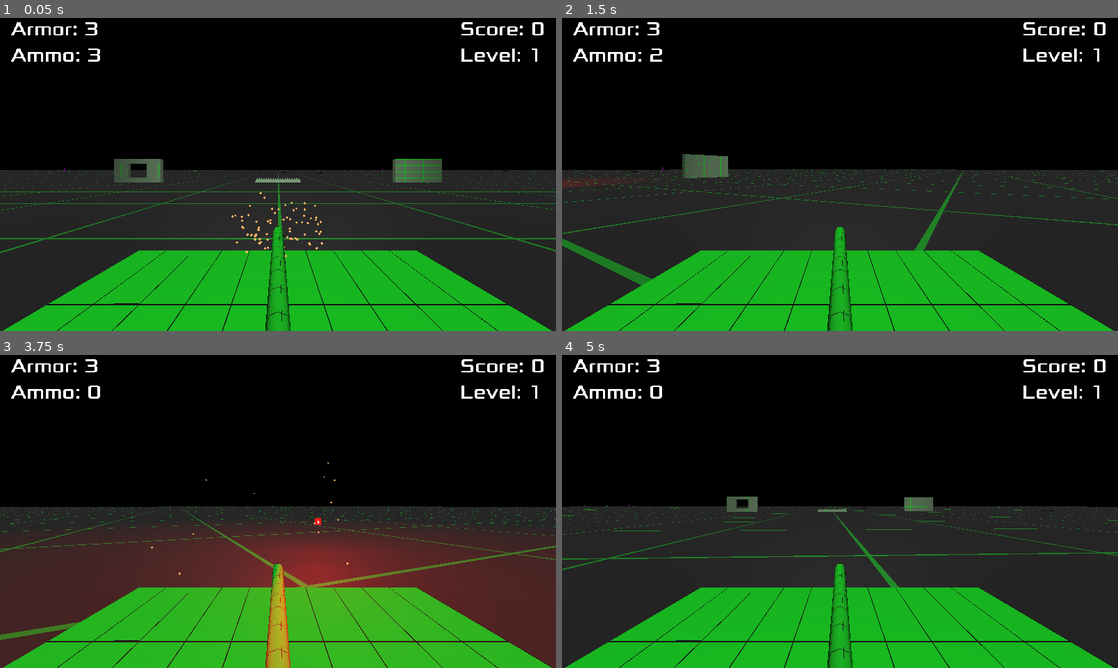
Above: before the commit, frames 1-4 (two rows, left to right).
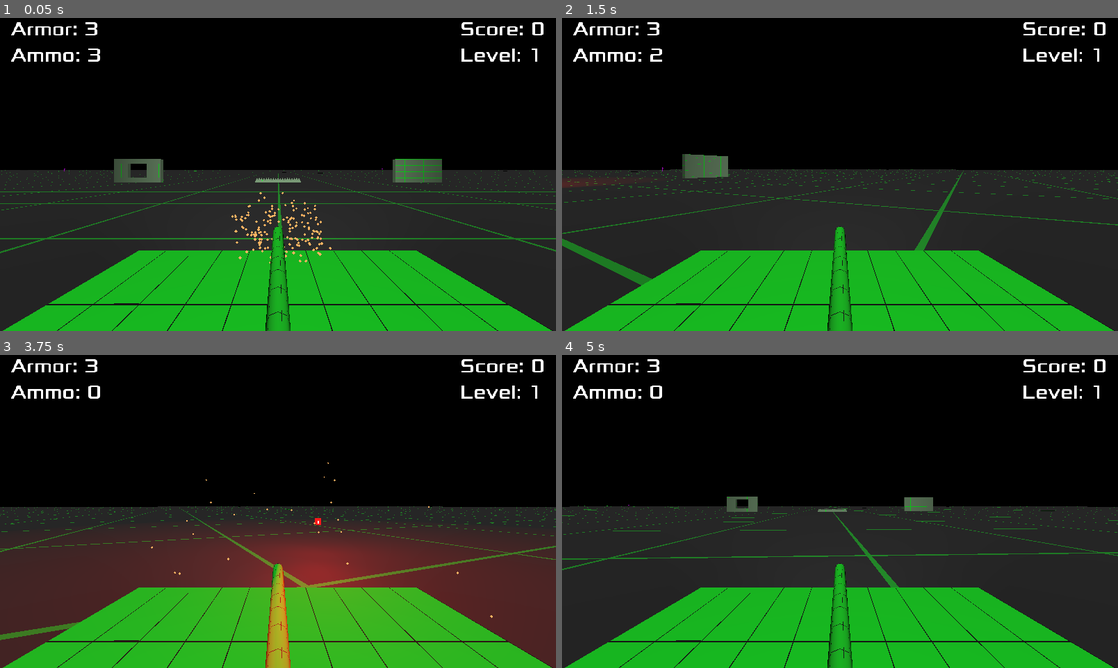
Above: after the commit, the same moments.

Repository: Kromey/spectre
Game: Godot game, scene res://Main.tscn
The game is run twice, just before and just after one commit, with the same random seed, the same clock (stepped at 60 frames per second) and the same inputs.
Inputs:
- Up to frame 1 (0.05 s): no input
- Up to frame 2 (1.5 s): hold D (movement_right) 0.53-1.28 s; hold Space (action_shoot) 0.53-1.28 s; hold S (movement_backward) from 1.28 s (still down); tap Space (action_shoot) at 1.35 s
- Up to frame 3 (3.75 s): release S (movement_backward) at 2.03 s; hold D (movement_right) 2.03-2.78 s; hold Space (action_shoot) 2.03-2.78 s; hold W (movement_forward) 2.78-3.53 s; tap Space (action_shoot) at 2.85 s; hold A (movement_left) from 3.53 s (still down); hold Space (action_shoot) from 3.53 s (still down)
- Up to frame 4 (5 s): keep holding A (movement_left); release Space (action_shoot) at 4.28 s; tap Space (action_shoot) at 4.35 s

The runs differ from the first frame. In frame 1, 0.2% of the frame differs, in the area x 42-60%, y 55-79%; in frame 2, nothing differs; in frame 3, less than 0.1%; in frame 4, nothing differs.

Commit message:
More muzzle flash!

Diff:
--- a/tanks/BaseTank.tscn
+++ b/tanks/BaseTank.tscn
@@ -77,7 +77,7 @@
 [node name="MuzzleFlare" type="Particles" parent="."]
 transform = Transform( 1, 0, 0, 0, -4.37114e-08, -1, 0, 1, -4.37114e-08, 0, 0.125, -0.4746 )
 emitting = false
-amount = 75
+amount = 175
 lifetime = 0.2
 one_shot = true
 explosiveness = 1.0
